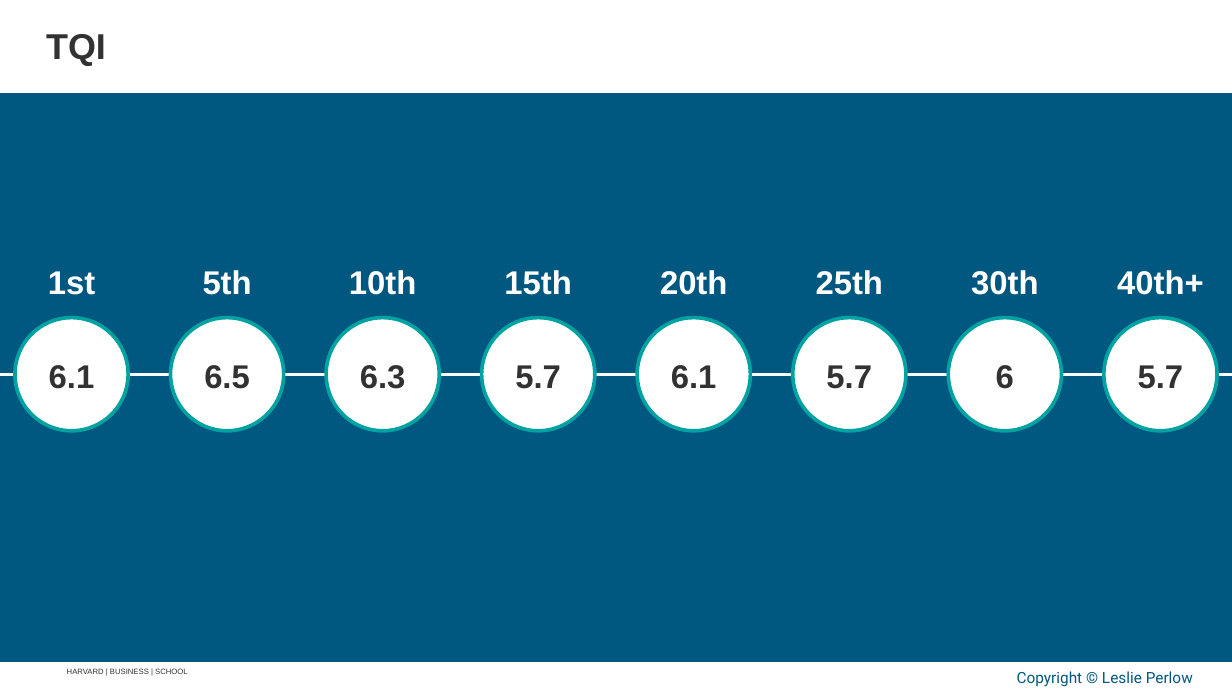
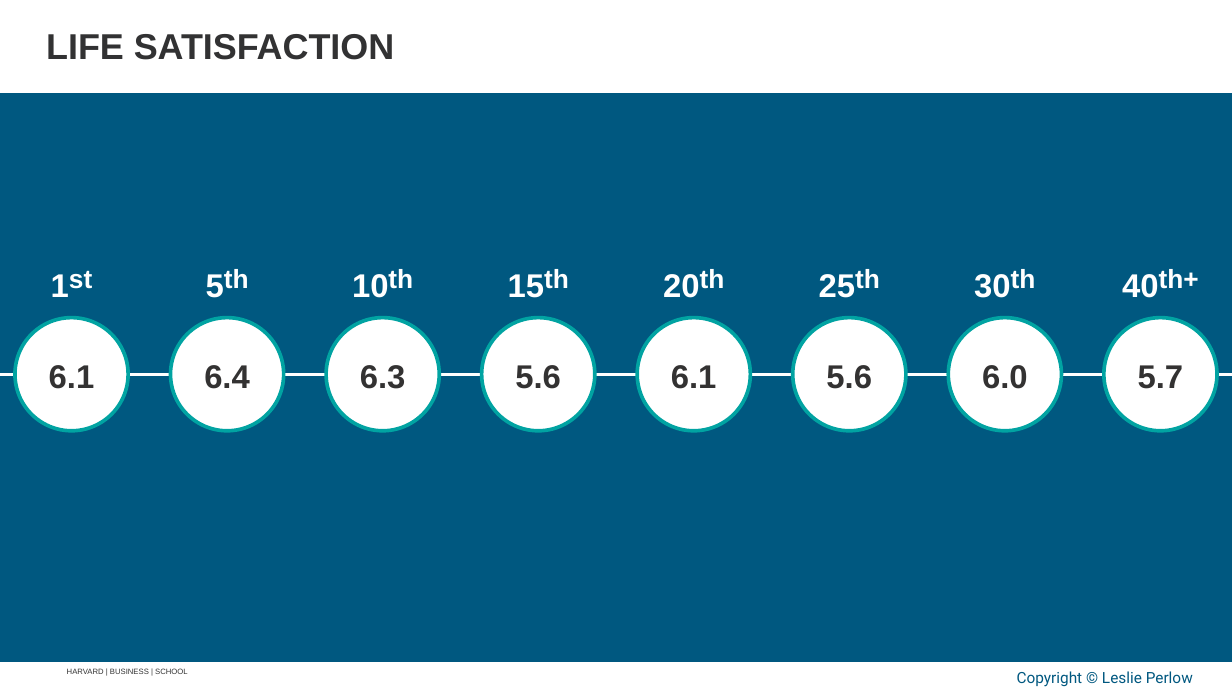
Before and after one commit to APPLITICS/lifematrix-deck-automation, a slide deck: slide 26 of outputs/generated_slides.pptx. Drawn at 1232x693 pixels with LibreOffice and Linux fonts; fonts in the diff are those of the drawing; background and template pictures are left out. Boxes give left, top, right and bottom in pixels: in the first picture for what was removed or moved away, otherwise in the second. Text is boxed around its words. In the diff, an @@ line names an element or a change of style, - is before the commit and + after.

```diff
--- a/outputs/generated_slides.pptx
+++ b/outputs/generated_slides.pptx
@@ text at (46,34,394,60): text changed @@
-TQI
+LIFE SATISFACTION
@@ group added at (224,269,1199,298): 13 texts @@
+th
+10
+th
+15
+th
+20
+th
+25
+th
+30
+th
+40
+th+
@@ text at (51,274,69,297): text changed @@
-1st
+1
@@ text at (69,270,92,289): text changed; size 25.6 to 20.5 pt @@
-5th
+st
@@ text at (206,274,224,298): text changed @@
-10th
+5
@@ group removed at (504,270,1204,295): 5 texts @@
-15th
-20th
-25th
-30th
-40th+
@@ text at (204,365,250,389): text changed @@
-6.5
+6.4
@@ text at (515,365,561,389): text changed @@
-5.7
+5.6
@@ text at (826,365,872,389): text changed @@
-5.7
+5.6
@@ text at (982,365,1028,389): text changed @@
-6
+6.0
```
Also in this commit, not shown: 49 other slides changed, 10 slides added, 9 slides removed, 1 other file.
